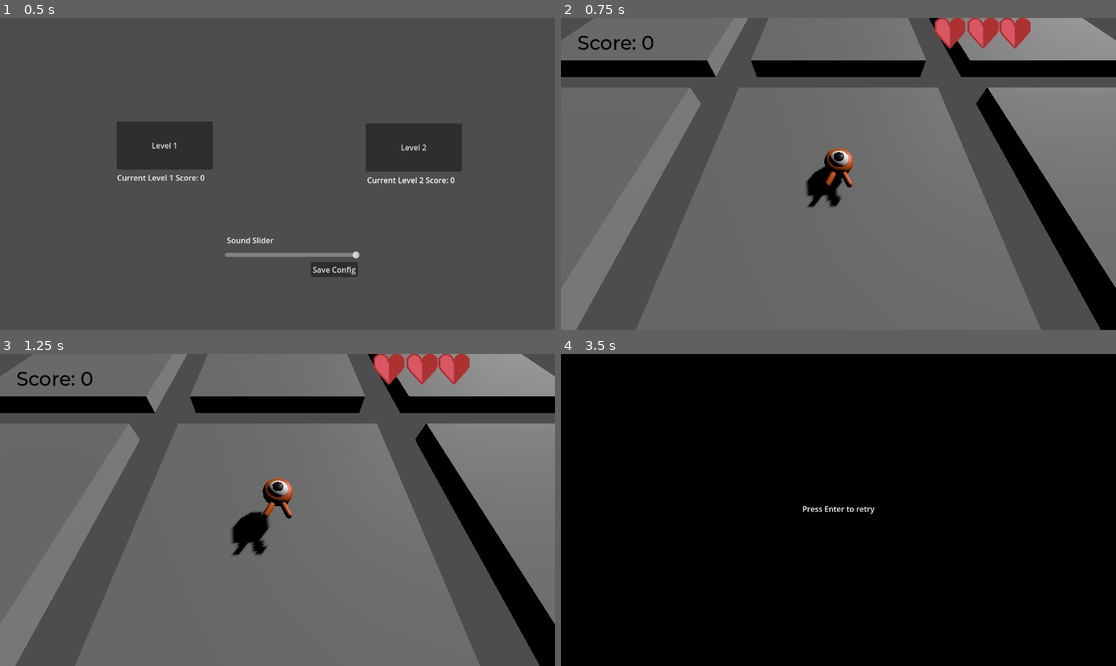
Above: before the commit, frames 1-4 (two rows, left to right).
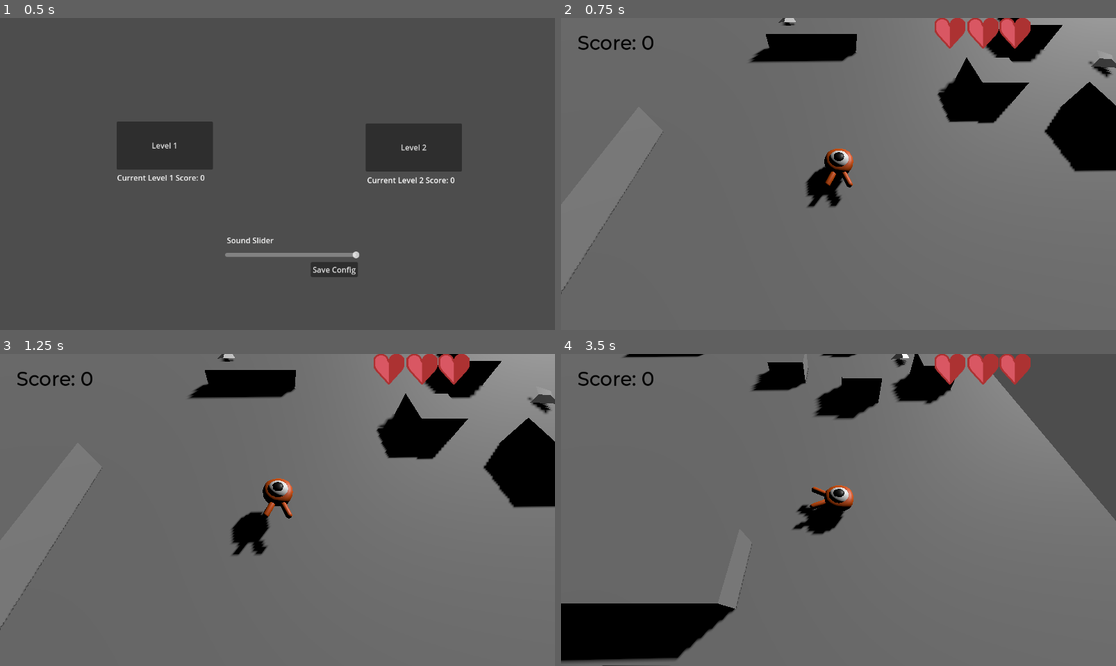
Above: after the commit, the same moments.

Repository: Clodial/KSU-6753-Assignment2-3
Game: Godot game, scene res://game_start.tscn
Two runs of this game, one before a commit and one after it. Both use one fixed random seed, a clock stepped at 60 frames per second and the inputs below.
Inputs (mouse positions are in pixels of both pictures, inside the frame that each line leads up to):
- Up to frame 1 (0.5 s): no input
- Up to frame 2 (0.75 s): click "Level 2" at 0.5 s
- Up to frame 3 (1.25 s): no input
- Up to frame 4 (3.5 s): tap Enter (ui_accept) at 1.25, 2.3 s; move the mouse to (960, 494) at 1.27 s; hold D (move_right) 1.28-2.03 s; hold Enter (ui_accept) 1.28-2.03 s; tap Space (move_jump) at 1.52, 2.27 s; move the mouse to (727, 525) at 2.02 s; hold S (move_down) 2.03-2.78 s; click (727, 525) at 2.1 s; move the mouse to (894, 441) at 2.77 s; hold D (move_right) from 2.78 s (still down); hold Enter (ui_accept) from 2.78 s (still down)

Frame 1 is identical in both runs. In frame 2, 32% of the frame differs, in the area x 0-100%, y 0-100%; in frame 3, 32%; in frame 4, 92%.

Commit message:
working following enemies

Diff:
--- /dev/null
+++ b/follow_node.gd
@@ -0,0 +1,39 @@
+extends CharacterBody3D
+
+@export var speed = 4
+var player_in_range = false
+var direction
+var target_velocity = Vector3.ZERO
+
+func _physics_process(_delta):
+
+	if(player_in_range):
+		var player_pos = get_node("../Player").global_position
+		var space_state = get_world_3d().direct_space_state
+		var query = PhysicsRayQueryParameters3D.create(global_position, player_pos)
+		query.exclude = [self]
+		var result = space_state.intersect_ray(query)
+		if result && result.collider is CharacterBody3D:
+			self.look_at(player_pos)
+
+			direction = global_position.direction_to(player_pos)
+			target_velocity.x = direction.x * speed
+			target_velocity.z = direction.z * speed
+			velocity = target_velocity
+		else:
+			velocity = Vector3.ZERO
+	else:
+		velocity = Vector3.ZERO
+
+
+
+	move_and_slide()
+
+func _on_follow_player_box_body_entered(body: Node3D) -> void:
+	if(body.is_in_group("player")):
+		player_in_range = true
+
+
+func _on_follow_player_box_body_exited(body: Node3D) -> void:
+	if(body.is_in_group("player")):
+		player_in_range = false
--- /dev/null
+++ b/follow_node.tscn
@@ -0,0 +1,35 @@
+[gd_scene load_steps=5 format=3 uid="uid://d1fkkn411pmaf"]
+
+[ext_resource type="PackedScene" uid="uid://nlmbp3nedc7h" path="res://art/randomBadHorshoeCrab.glb" id="1_7molq"]
+[ext_resource type="Script" path="res://follow_node.gd" id="1_gg5d4"]
+
+[sub_resource type="BoxShape3D" id="BoxShape3D_4watk"]
+size = Vector3(3.24066, 0.889648, 1.62927)
+
+[sub_resource type="CylinderShape3D" id="CylinderShape3D_doran"]
+height = 0.5
+radius = 20.0
+
+[node name="FollowNode" type="CharacterBody3D" groups=["death_mob"]]
+collision_layer = 2
+collision_mask = 4
+script = ExtResource("1_gg5d4")
+
+[node name="Pivot" type="Node3D" parent="."]
+
+[node name="randomBadHorshoeCrab" parent="Pivot" instance=ExtResource("1_7molq")]
+transform = Transform3D(-4.37114e-08, 0, 1, 0, 1, 0, -1, 0, -4.37114e-08, 0, 0, 0)
+
+[node name="main_collision" type="CollisionShape3D" parent="."]
+transform = Transform3D(-4.37114e-08, 0, 1, 0, 1, 0, -1, 0, -4.37114e-08, -0.108734, 0.0551758, 0.0778198)
+shape = SubResource("BoxShape3D_4watk")
+
+[node name="follow_player_box" type="Area3D" parent="."]
+
+[node name="follow_radius" type="CollisionShape3D" parent="follow_player_box"]
+shape = SubResource("CylinderShape3D_doran")
+
+[node name="RayCast3D" type="RayCast3D" parent="."]
+
+[connection signal="body_entered" from="follow_player_box" to="." method="_on_follow_player_box_body_entered"]
+[connection signal="body_exited" from="follow_player_box" to="." method="_on_follow_player_box_body_exited"]
--- a/game_start.gd
+++ b/game_start.gd
@@ -3,6 +3,7 @@
 var sound_level = -30.0;
 @export var level1: PackedScene
 @export var level2: PackedScene
+var curGame
 
 # Called when the node enters the scene tree for the first time.
 func _ready() -> void:
@@ -16,8 +17,7 @@
 	sound_level = settings["music_volume"]
 	$main_menu/Sound_Slider.value = sound_level
 
-	var curGame = $PlayerProgress.load_game()
-
+	curGame = $PlayerProgress.load_game()
 	$main_menu/Level1_Score.text = "Current Level 1 Score: " + str(curGame["level1-score"])
 	$main_menu/Level2_Score.text = "Current Level 2 Score: " + str(curGame["level2-score"])
 	$Home_Music.play()
@@ -34,23 +34,32 @@
 	$PlayerProgress._save_volume_data(sound_level)
 
 func _on_level_1_button_pressed() -> void:
-	_go_to_level(level1, $Level_Music)
+	_go_to_level(level1, $Level_Music, "level1-score")
 
 func _on_level_2_button_pressed() -> void:
-	_go_to_level(level2, $Level2_Music)
+	_go_to_level(level2, $Level2_Music, "level2-score")
 
-func _go_to_level(level, music) -> void:
+func _go_to_level(level, music, level_code) -> void:
 	$main_menu.hide()
 	var new_level = level.instantiate()
 	$Current_Level.add_child(new_level);
-	new_level.go_home.connect(self._go_to_main_level.bind());
+	new_level.go_home.connect(self._go_to_main_level.bind(new_level, level_code));
 	$Home_Music.stop()
 	music.play()
 
-func _go_to_main_level() -> void:
+func _go_to_main_level(level, level_code) -> void:
+	var lvl_score = level._get_score()
 	for n in $Current_Level.get_children():
 		$Current_Level.remove_child(n)
 		n.queue_free();
+
+	if(lvl_score > curGame[level_code]):
+		curGame[level_code] = lvl_score
+		$PlayerProgress._save_game(curGame["level1-score"], curGame["level2-score"])
+		curGame = $PlayerProgress.load_game()
+
+	$main_menu/Level1_Score.text = "Current Level 1 Score: " + str(curGame["level1-score"])
+	$main_menu/Level2_Score.text = "Current Level 2 Score: " + str(curGame["level2-score"])
 	$Level2_Music.stop()
 	$Level_Music.stop()
 	$Home_Music.play()
--- a/game_start.tscn
+++ b/game_start.tscn
@@ -12,6 +12,9 @@
 script = ExtResource("1_umgbl")
 level1 = ExtResource("2_0n7nt")
 level2 = ExtResource("3_7fa45")
+
+[node name="PlayerProgress" type="Node" parent="."]
+script = ExtResource("3_3c3m8")
 
 [node name="main_menu" type="Control" parent="."]
 layout_mode = 3
@@ -70,18 +73,18 @@
 
 [node name="Home_Music" type="AudioStreamPlayer2D" parent="."]
 stream = ExtResource("4_aiccu")
+volume_db = -80.0
 autoplay = true
-
-[node name="PlayerProgress" type="Node" parent="."]
-script = ExtResource("3_3c3m8")
 
 [node name="Current_Level" type="Node" parent="."]
 
 [node name="Level_Music" type="AudioStreamPlayer2D" parent="."]
 stream = ExtResource("6_7gs1h")
+volume_db = -80.0
 
 [node name="Level2_Music" type="AudioStreamPlayer2D" parent="."]
 stream = ExtResource("7_x6bja")
+volume_db = -80.0
 
 [connection signal="pressed" from="main_menu/Level1Button" to="." method="_on_level_1_button_pressed"]
 [connection signal="pressed" from="main_menu/Level2Button" to="." method="_on_level_2_button_pressed"]
--- a/main.gd
+++ b/main.gd
@@ -46,8 +46,12 @@
 
 func _unhandled_input(event: InputEvent) -> void:
 	if event.is_action_pressed("ui_accept") && $UserInterface/Retry.visible:
+		score = $UserInterface/ScoreLabel._on_death();
 		go_home.emit()
 
+func _get_score():
+	score = $UserInterface/ScoreLabel._on_death();
+	return score;
 
 func _on_player_instant_death() -> void:
 	$MobTimer.stop()
--- a/main2.tscn
+++ b/main2.tscn
@@ -1,8 +1,9 @@
-[gd_scene load_steps=15 format=3 uid="uid://byl5icx0vhbds"]
+[gd_scene load_steps=16 format=3 uid="uid://byl5icx0vhbds"]
 
 [ext_resource type="Script" path="res://main_2.gd" id="1_t8gqr"]
 [ext_resource type="PackedScene" uid="uid://blora5mmmqyb0" path="res://player.tscn" id="2_cxmo1"]
 [ext_resource type="FontFile" uid="uid://b58kmrg0ftt31" path="res://fonts/Montserrat-Medium.ttf" id="3_kqah5"]
+[ext_resource type="PackedScene" uid="uid://d1fkkn411pmaf" path="res://follow_node.tscn" id="3_voi2t"]
 [ext_resource type="Script" path="res://user_interface.gd" id="4_hydqo"]
 [ext_resource type="PackedScene" uid="uid://822wh7lks6tk" path="res://collectible.tscn" id="4_ponwt"]
 [ext_resource type="Script" path="res://score_label.gd" id="5_gu42r"]
@@ -43,110 +44,210 @@
 physics_material_override = SubResource("PhysicsMaterial_fe10p")
 
 [node name="CollisionShape3D" type="CollisionShape3D" parent="groundPieces/GroundSpace1"]
+transform = Transform3D(4, 0, 0, 0, 1, 0, 0, 0, 4, 0, 0, 0)
 shape = SubResource("BoxShape3D_mepv3")
 
 [node name="MeshInstance3D" type="MeshInstance3D" parent="groundPieces/GroundSpace1"]
-mesh = SubResource("BoxMesh_7ju3c")
-
-[node name="GroundSpace2" type="StaticBody3D" parent="groundPieces"]
-transform = Transform3D(1, 0, 0, 0, 1, 0, 0, 0, 1, 0, -1, 25)
-collision_layer = 4
-collision_mask = 0
-physics_material_override = SubResource("PhysicsMaterial_fe10p")
-
-[node name="CollisionShape3D" type="CollisionShape3D" parent="groundPieces/GroundSpace2"]
-shape = SubResource("BoxShape3D_mepv3")
-
-[node name="MeshInstance3D" type="MeshInstance3D" parent="groundPieces/GroundSpace2"]
-mesh = SubResource("BoxMesh_7ju3c")
-
-[node name="GroundSpace3" type="StaticBody3D" parent="groundPieces"]
-transform = Transform3D(1, 0, 0, 0, 1, 0, 0, 0, 1, 0, -1, -25)
-collision_layer = 4
-collision_mask = 0
-physics_material_override = SubResource("PhysicsMaterial_fe10p")
-
-[node name="CollisionShape3D" type="CollisionShape3D" parent="groundPieces/GroundSpace3"]
-shape = SubResource("BoxShape3D_mepv3")
-
-[node name="MeshInstance3D" type="MeshInstance3D" parent="groundPieces/GroundSpace3"]
-mesh = SubResource("BoxMesh_7ju3c")
-
-[node name="GroundSpace4" type="StaticBody3D" parent="groundPieces"]
-transform = Transform3D(1, 0, 0, 0, 1, 0, 0, 0, 1, 25, -1, 25)
-collision_layer = 4
-collision_mask = 0
-physics_material_override = SubResource("PhysicsMaterial_fe10p")
-
-[node name="CollisionShape3D" type="CollisionShape3D" parent="groundPieces/GroundSpace4"]
-shape = SubResource("BoxShape3D_mepv3")
-
-[node name="MeshInstance3D" type="MeshInstance3D" parent="groundPieces/GroundSpace4"]
-mesh = SubResource("BoxMesh_7ju3c")
-
-[node name="GroundSpace5" type="StaticBody3D" parent="groundPieces"]
-transform = Transform3D(1, 0, 0, 0, 1, 0, 0, 0, 1, -25, -1, 25)
-collision_layer = 4
-collision_mask = 0
-physics_material_override = SubResource("PhysicsMaterial_fe10p")
-
-[node name="CollisionShape3D" type="CollisionShape3D" parent="groundPieces/GroundSpace5"]
-shape = SubResource("BoxShape3D_mepv3")
-
-[node name="MeshInstance3D" type="MeshInstance3D" parent="groundPieces/GroundSpace5"]
-mesh = SubResource("BoxMesh_7ju3c")
-
-[node name="GroundSpace6" type="StaticBody3D" parent="groundPieces"]
-transform = Transform3D(1, 0, 0, 0, 1, 0, 0, 0, 1, 25, -1, 0)
-collision_layer = 4
-collision_mask = 0
-physics_material_override = SubResource("PhysicsMaterial_fe10p")
-
-[node name="CollisionShape3D" type="CollisionShape3D" parent="groundPieces/GroundSpace6"]
-shape = SubResource("BoxShape3D_mepv3")
-
-[node name="MeshInstance3D" type="MeshInstance3D" parent="groundPieces/GroundSpace6"]
-mesh = SubResource("BoxMesh_7ju3c")
-
-[node name="GroundSpace7" type="StaticBody3D" parent="groundPieces"]
-transform = Transform3D(1, 0, 0, 0, 1, 0, 0, 0, 1, -25, -1, 0)
-collision_layer = 4
-collision_mask = 0
-physics_material_override = SubResource("PhysicsMaterial_fe10p")
-
-[node name="CollisionShape3D" type="CollisionShape3D" parent="groundPieces/GroundSpace7"]
-shape = SubResource("BoxShape3D_mepv3")
-
-[node name="MeshInstance3D" type="MeshInstance3D" parent="groundPieces/GroundSpace7"]
-mesh = SubResource("BoxMesh_7ju3c")
-
-[node name="GroundSpace8" type="StaticBody3D" parent="groundPieces"]
-transform = Transform3D(1, 0, 0, 0, 1, 0, 0, 0, 1, 25, -1, -25)
-collision_layer = 4
-collision_mask = 0
-physics_material_override = SubResource("PhysicsMaterial_fe10p")
-
-[node name="CollisionShape3D" type="CollisionShape3D" parent="groundPieces/GroundSpace8"]
-shape = SubResource("BoxShape3D_mepv3")
-
-[node name="MeshInstance3D" type="MeshInstance3D" parent="groundPieces/GroundSpace8"]
-mesh = SubResource("BoxMesh_7ju3c")
-
-[node name="GroundSpace9" type="StaticBody3D" parent="groundPieces"]
-transform = Transform3D(1, 0, 0, 0, 1, 0, 0, 0, 1, -25, -1, -25)
-collision_layer = 4
-collision_mask = 0
-physics_material_override = SubResource("PhysicsMaterial_fe10p")
-
-[node name="CollisionShape3D" type="CollisionShape3D" parent="groundPieces/GroundSpace9"]
-shape = SubResource("BoxShape3D_mepv3")
-
-[node name="MeshInstance3D" type="MeshInstance3D" parent="groundPieces/GroundSpace9"]
+transform = Transform3D(4, 0, 0, 0, 1, 0, 0, 0, 4, 0, 0, 0)
+mesh = SubResource("BoxMesh_7ju3c")
+
+[node name="collision_block2" type="StaticBody3D" parent="groundPieces"]
+transform = Transform3D(1, 0, 0, 0, 1, 0, 0, 0, 1, -2.97333, 1.05153, -17.4566)
+collision_layer = 4
+collision_mask = 0
+physics_material_override = SubResource("PhysicsMaterial_fe10p")
+
+[node name="CollisionShape3D" type="CollisionShape3D" parent="groundPieces/collision_block2"]
+transform = Transform3D(0.5, 0, 0, 0, 1, 0, 0, 0, 0.1, 0, 0, 0)
+shape = SubResource("BoxShape3D_mepv3")
+
+[node name="MeshInstance3D" type="MeshInstance3D" parent="groundPieces/collision_block2"]
+transform = Transform3D(0.5, 0, 0, 0, 1, 0, 0, 0, 0.1, 0, 0, 0)
+mesh = SubResource("BoxMesh_7ju3c")
+
+[node name="collision_block3" type="StaticBody3D" parent="groundPieces"]
+transform = Transform3D(1, 0, 0, 0, 1, 0, 0, 0, 1, 7.53869, 0.718385, 15.4418)
+collision_layer = 4
+collision_mask = 0
+physics_material_override = SubResource("PhysicsMaterial_fe10p")
+
+[node name="CollisionShape3D" type="CollisionShape3D" parent="groundPieces/collision_block3"]
+transform = Transform3D(0.7, 0, 0, 0, 1.3, 0, 0, 0, 0.2, 0, 0, 0)
+shape = SubResource("BoxShape3D_mepv3")
+
+[node name="MeshInstance3D" type="MeshInstance3D" parent="groundPieces/collision_block3"]
+transform = Transform3D(0.7, 0, 0, 0, 1.3, 0, 0, 0, 0.2, 0, 0, 0)
+mesh = SubResource("BoxMesh_7ju3c")
+
+[node name="flat_flyer" type="StaticBody3D" parent="groundPieces"]
+transform = Transform3D(1, 0, 0, 0, 1, 0, 0, 0, 1, 12.4653, 2.68278, 21.5653)
+collision_layer = 4
+collision_mask = 0
+physics_material_override = SubResource("PhysicsMaterial_fe10p")
+
+[node name="CollisionShape3D" type="CollisionShape3D" parent="groundPieces/flat_flyer"]
+transform = Transform3D(0.1, 0, 0, 0, 0.2, 0, 0, 0, 0.1, 0, 0, 0)
+shape = SubResource("BoxShape3D_mepv3")
+
+[node name="MeshInstance3D" type="MeshInstance3D" parent="groundPieces/flat_flyer"]
+transform = Transform3D(0.1, 0, 0, 0, 0.2, 0, 0, 0, 0.1, 0, 0, 0)
+mesh = SubResource("BoxMesh_7ju3c")
+
+[node name="collision_block5" type="StaticBody3D" parent="groundPieces"]
+transform = Transform3D(1, 0, 0, 0, 1, 0, 0, 0, 1, -24.8445, 0.0375452, 6.04781)
+collision_layer = 4
+collision_mask = 0
+physics_material_override = SubResource("PhysicsMaterial_fe10p")
+
+[node name="CollisionShape3D" type="CollisionShape3D" parent="groundPieces/collision_block5"]
+transform = Transform3D(0.2, 0, 0, 0, 2.5, 0, 0, 0, 1, 7.997, 0, 0)
+shape = SubResource("BoxShape3D_mepv3")
+
+[node name="MeshInstance3D" type="MeshInstance3D" parent="groundPieces/collision_block5"]
+transform = Transform3D(0.2, 0, 0, 0, 2.5, 0, 0, 0, 1, 7.99711, 0, 0)
+mesh = SubResource("BoxMesh_7ju3c")
+
+[node name="single_block2" type="StaticBody3D" parent="groundPieces"]
+transform = Transform3D(1, 0, 0, 0, 1, 0, 0, 0, 1, 14.2776, -1.66377, -9.51196)
+collision_layer = 4
+collision_mask = 0
+physics_material_override = SubResource("PhysicsMaterial_fe10p")
+
+[node name="CollisionShape3D" type="CollisionShape3D" parent="groundPieces/single_block2"]
+transform = Transform3D(0.2, 0, 0, 0, 3, 0, 0, 0, 0.2, 0, 0, 0)
+shape = SubResource("BoxShape3D_mepv3")
+
+[node name="MeshInstance3D" type="MeshInstance3D" parent="groundPieces/single_block2"]
+transform = Transform3D(0.2, 0, 0, 0, 3, 0, 0, 0, 0.2, 0, 0.824676, 0)
+mesh = SubResource("BoxMesh_7ju3c")
+
+[node name="single_block" type="StaticBody3D" parent="groundPieces"]
+transform = Transform3D(1, 0, 0, 0, 1, 0, 0, 0, 1, 22.6475, -1.25902, -5.00764)
+collision_layer = 4
+collision_mask = 0
+physics_material_override = SubResource("PhysicsMaterial_fe10p")
+
+[node name="CollisionShape3D" type="CollisionShape3D" parent="groundPieces/single_block"]
+transform = Transform3D(0.2, 0, 0, 0, 3, 0, 0, 0, 0.2, 0, 0, 0)
+shape = SubResource("BoxShape3D_mepv3")
+
+[node name="MeshInstance3D" type="MeshInstance3D" parent="groundPieces/single_block"]
+transform = Transform3D(0.2, 0, 0, 0, 3, 0, 0, 0, 0.2, 0, 0.824676, 0)
+mesh = SubResource("BoxMesh_7ju3c")
+
+[node name="flat_flyer2" type="StaticBody3D" parent="groundPieces"]
+transform = Transform3D(1, 0, 0, 0, 1, 0, 0, 0, 1, 15.5003, 2.68278, 27.494)
+collision_layer = 4
+collision_mask = 0
+physics_material_override = SubResource("PhysicsMaterial_fe10p")
+
+[node name="CollisionShape3D" type="CollisionShape3D" parent="groundPieces/flat_flyer2"]
+transform = Transform3D(0.1, 0, 0, 0, 0.2, 0, 0, 0, 0.1, 0, 0, 0)
+shape = SubResource("BoxShape3D_mepv3")
+
+[node name="MeshInstance3D" type="MeshInstance3D" parent="groundPieces/flat_flyer2"]
+transform = Transform3D(0.1, 0, 0, 0, 0.2, 0, 0, 0, 0.1, 0, 0, 0)
+mesh = SubResource("BoxMesh_7ju3c")
+
+[node name="flat_flyer3" type="StaticBody3D" parent="groundPieces"]
+transform = Transform3D(1, 0, 0, 0, 1, 0, 0, 0, 1, 18.811, 2.68278, 21.5653)
+collision_layer = 4
+collision_mask = 0
+physics_material_override = SubResource("PhysicsMaterial_fe10p")
+
+[node name="CollisionShape3D" type="CollisionShape3D" parent="groundPieces/flat_flyer3"]
+transform = Transform3D(0.1, 0, 0, 0, 0.2, 0, 0, 0, 0.1, 0, 0, 0)
+shape = SubResource("BoxShape3D_mepv3")
+
+[node name="MeshInstance3D" type="MeshInstance3D" parent="groundPieces/flat_flyer3"]
+transform = Transform3D(0.1, 0, 0, 0, 0.2, 0, 0, 0, 0.1, 0, 0, 0)
+mesh = SubResource("BoxMesh_7ju3c")
+
+[node name="flat_flyer4" type="StaticBody3D" parent="groundPieces"]
+transform = Transform3D(1, 0, 0, 0, 1, 0, 0, 0, 1, 20.2684, 2.68278, 29.5897)
+collision_layer = 4
+collision_mask = 0
+physics_material_override = SubResource("PhysicsMaterial_fe10p")
+
+[node name="CollisionShape3D" type="CollisionShape3D" parent="groundPieces/flat_flyer4"]
+transform = Transform3D(0.1, 0, 0, 0, 0.2, 0, 0, 0, 0.1, 0, 0, 0)
+shape = SubResource("BoxShape3D_mepv3")
+
+[node name="MeshInstance3D" type="MeshInstance3D" parent="groundPieces/flat_flyer4"]
+transform = Transform3D(0.1, 0, 0, 0, 0.2, 0, 0, 0, 0.1, 0, 0, 0)
+mesh = SubResource("BoxMesh_7ju3c")
+
+[node name="single_block3" type="StaticBody3D" parent="groundPieces"]
+transform = Transform3D(1, 0, 0, 0, 1, 0, 0, 0, 1, 22.6475, -1.25902, -19.4092)
+collision_layer = 4
+collision_mask = 0
+physics_material_override = SubResource("PhysicsMaterial_fe10p")
+
+[node name="CollisionShape3D" type="CollisionShape3D" parent="groundPieces/single_block3"]
+transform = Transform3D(0.2, 0, 0, 0, 3, 0, 0, 0, 0.2, 0, 0, 0)
+shape = SubResource("BoxShape3D_mepv3")
+
+[node name="MeshInstance3D" type="MeshInstance3D" parent="groundPieces/single_block3"]
+transform = Transform3D(0.2, 0, 0, 0, 3, 0, 0, 0, 0.2, 0, 0.824676, 0)
+mesh = SubResource("BoxMesh_7ju3c")
+
+[node name="single_block4" type="StaticBody3D" parent="groundPieces"]
+transform = Transform3D(1, 0, 0, 0, 1, 0, 0, 0, 1, 31.4038, -1.25902, -7.77099)
+collision_layer = 4
+collision_mask = 0
+physics_material_override = SubResource("PhysicsMaterial_fe10p")
+
+[node name="CollisionShape3D" type="CollisionShape3D" parent="groundPieces/single_block4"]
+transform = Transform3D(0.2, 0, 0, 0, 3, 0, 0, 0, 0.2, 0, 0, 0)
+shape = SubResource("BoxShape3D_mepv3")
+
+[node name="MeshInstance3D" type="MeshInstance3D" parent="groundPieces/single_block4"]
+transform = Transform3D(0.2, 0, 0, 0, 3, 0, 0, 0, 0.2, 0, 0.824676, 0)
+mesh = SubResource("BoxMesh_7ju3c")
+
+[node name="single_block5" type="StaticBody3D" parent="groundPieces"]
+transform = Transform3D(1, 0, 0, 0, 1, 0, 0, 0, 1, 27.3475, -1.25902, -27.3593)
+collision_layer = 4
+collision_mask = 0
+physics_material_override = SubResource("PhysicsMaterial_fe10p")
+
+[node name="CollisionShape3D" type="CollisionShape3D" parent="groundPieces/single_block5"]
+transform = Transform3D(0.2, 0, 0, 0, 3, 0, 0, 0, 0.2, 0, 0, 0)
+shape = SubResource("BoxShape3D_mepv3")
+
+[node name="MeshInstance3D" type="MeshInstance3D" parent="groundPieces/single_block5"]
+transform = Transform3D(0.2, 0, 0, 0, 3, 0, 0, 0, 0.2, 0, 0.824676, 0)
+mesh = SubResource("BoxMesh_7ju3c")
+
+[node name="single_block6" type="StaticBody3D" parent="groundPieces"]
+transform = Transform3D(1, 0, 0, 0, 1, 0, 0, 0, 1, -24.2417, -1.25902, 21.3206)
+collision_layer = 4
+collision_mask = 0
+physics_material_override = SubResource("PhysicsMaterial_fe10p")
+
+[node name="CollisionShape3D" type="CollisionShape3D" parent="groundPieces/single_block6"]
+transform = Transform3D(0.2, 0, 0, 0, 3, 0, 0, 0, 0.2, 0, 0, 0)
+shape = SubResource("BoxShape3D_mepv3")
+
+[node name="MeshInstance3D" type="MeshInstance3D" parent="groundPieces/single_block6"]
+transform = Transform3D(0.2, 0, 0, 0, 3, 0, 0, 0, 0.2, 0, 0.824676, 0)
 mesh = SubResource("BoxMesh_7ju3c")
 
 [node name="DirectionalLight3D" type="DirectionalLight3D" parent="."]
 transform = Transform3D(0.77376, -0.0115355, 0.633374, -0.392095, -0.794017, 0.464542, 0.49755, -0.607787, -0.618901, 3.39663, 8.30101, -4.7057)
 shadow_enabled = true
+
+[node name="FollowNode2" parent="." instance=ExtResource("3_voi2t")]
+transform = Transform3D(1, 0, 0, 0, 1, 0, 0, 0, 1, 14.7458, 1.32003, 26.429)
+
+[node name="FollowNode3" parent="." instance=ExtResource("3_voi2t")]
+transform = Transform3D(1, 0, 0, 0, 1, 0, 0, 0, 1, -22.842, 0.660014, -2.00157)
+
+[node name="FollowNode4" parent="." instance=ExtResource("3_voi2t")]
+transform = Transform3D(1, 0, 0, 0, 1, 0, 0, 0, 1, 28.6632, 0.660014, -13.8262)
+
+[node name="FollowNode" parent="." instance=ExtResource("3_voi2t")]
+transform = Transform3D(1, 0, 0, 0, 1, 0, 0, 0, 1, -7.04926, 0.660014, -24.4271)
 
 [node name="Player" parent="." instance=ExtResource("2_cxmo1")]
 transform = Transform3D(1, 0, 0, 0, 1, 0, 0, 0, 1, 0, 1.50282, 0)
--- a/main_2.gd
+++ b/main_2.gd
@@ -1,6 +1,7 @@
 extends Node
 @export var coin_scene: PackedScene
 var health = 3
+var score = 0
 
 signal go_home
 
@@ -27,9 +28,11 @@
 
 func _unhandled_input(event: InputEvent) -> void:
 	if event.is_action_pressed("ui_accept") && $UserInterface/Retry.visible:
-		print("yo")
+		score = $UserInterface/ScoreLabel._on_death()
 		go_home.emit()
 
+func _get_score():
+	return score;
 
 func _on_player_instant_death() -> void:
 	$UserInterface/Retry.show()
--- a/mob.tscn
+++ b/mob.tscn
@@ -45,7 +45,7 @@
 collision_mask = 0
 script = ExtResource("1_wd5nn")
 
-[node name="Pivot" type="Node3D" parent="."]
+[node name="Pivot" type="Node3D" parent="." groups=["death_mob"]]
 
 [node name="mob" parent="Pivot" instance=ExtResource("1_6bv84")]
 
--- a/player.gd
+++ b/player.gd
@@ -82,5 +82,8 @@
 	queue_free()
 
 func _on_mob_detector_body_entered(body: Node3D) -> void:
-	body.queue_free()
-	die()
+	if body.is_in_group("mob"):
+		body.queue_free()
+		die()
+	else:
+		instadie()
--- a/player_progress.gd
+++ b/player_progress.gd
@@ -40,10 +40,11 @@
 
 func load_game():
 	if not FileAccess.file_exists(SAVE_PATH):
+		print("yo")
 		return new_game()
 	var load_file = FileAccess.open(SAVE_PATH, FileAccess.READ)
 	var json = JSON.new()
 	json.parse(load_file.get_line())
 	var save_dict = json.get_data() as Dictionary
-	print(save_dict);
+	load_file.store_line(JSON.stringify(save_dict))
 	return save_dict
--- a/score_label.gd
+++ b/score_label.gd
@@ -35,3 +35,6 @@
 	if hidden_score >= 50:
 		new_life.emit()
 		hidden_score -= 50
+
+func _on_death():
+	return score
Not shown, added: .gitignore
